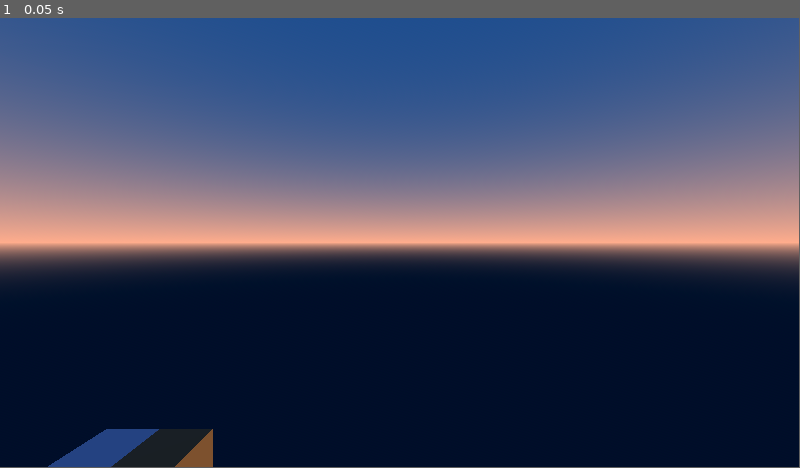
Above: before the commit, frame 1.
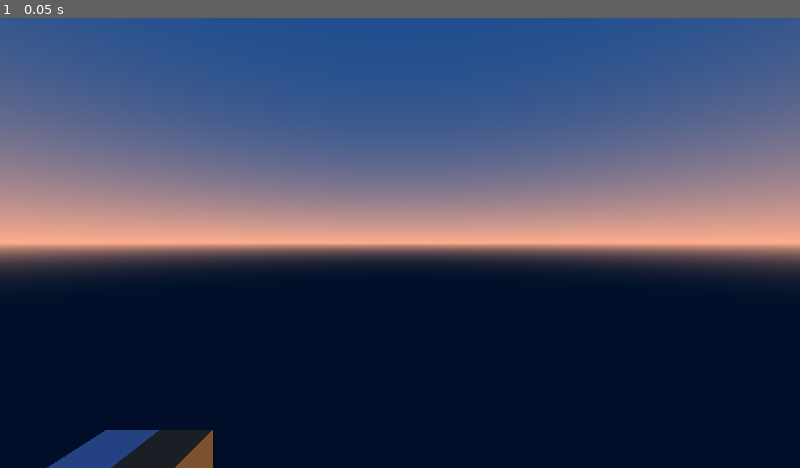
Above: after the commit, the same moment.

Repository: Lost-Rabbit-Digital/The_Voxel_Project
Game: Godot game, scene res://scenes/game.tscn
The game is run twice, just before and just after one commit, with the same random seed, the same clock (stepped at 60 frames per second) and the same inputs.
Inputs:
- Up to frame 1 (0.05 s): no input
In our replay, the window is 799x449 before the commit and 800x450 after it. These sizes can differ from the game's own. Grey fills any space a smaller window leaves; there, only what the larger window draws over its background counts as a difference.

The runs differ from the first frame. In frame 1, 0.2% of the frame differs, in the area x 5-100%, y 0-100%.

Commit message:
Changing some project settings

Diff:
--- a/snc_project/project.godot
+++ b/snc_project/project.godot
@@ -17,6 +17,14 @@
 config/features=PackedStringArray("4.4", "GL Compatibility")
 config/icon="uid://ctw1ib7hlkhh3"
 
+[display]
+
+window/size/viewport_width=1280
+window/size/viewport_height=720
+window/stretch/mode="canvas_items"
+window/stretch/aspect="keep_height"
+window/stretch/scale_mode="integer"
+
 [rendering]
 
 renderer/rendering_method.mobile="forward_plus"
--- a/snc_project/scenes/game.tscn
+++ b/snc_project/scenes/game.tscn
@@ -19,8 +19,6 @@
 ambient_light_source = 3
 reflected_light_source = 2
 
-[sub_resource type="Compositor" id="Compositor_lbhrr"]
-
 [node name="Node3D" type="Node3D"]
 
 [node name="VoxelManager" type="Node3D" parent="."]
@@ -31,10 +29,11 @@
 script = ExtResource("2_yqjtg")
 
 [node name="DirectionalLight3D" type="DirectionalLight3D" parent="."]
-transform = Transform3D(0.663522, 0.439724, -0.605295, 0, 0.809048, 0.587743, 0.748157, -0.38998, 0.536821, 0, 0, 0)
+transform = Transform3D(0.698678, -0.492456, 0.518977, 0, 0.725398, 0.688329, -0.715437, -0.48092, 0.50682, 0, 0, 0)
 shadow_enabled = true
+directional_shadow_mode = 0
 script = ExtResource("3_lnu2h")
+day_duration = 220.0
 
 [node name="WorldEnvironment" type="WorldEnvironment" parent="."]
 environment = SubResource("Environment_lnu2h")
-compositor = SubResource("Compositor_lbhrr")
Not shown: 1 places in snc_project/scenes/game.tscn that only renumber resources
Not shown, added: snc_project/.DS_Store
Not shown, added: snc_project/LICENSE
